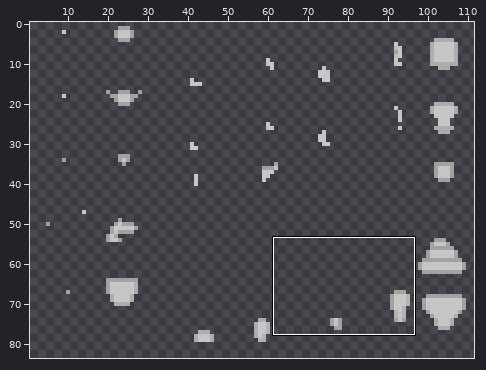
Sprite sheet, stored at curses/data/textures/creature_standard.png. Above, an overview of the earlier version with the close-up marked.
Close-up. Before:
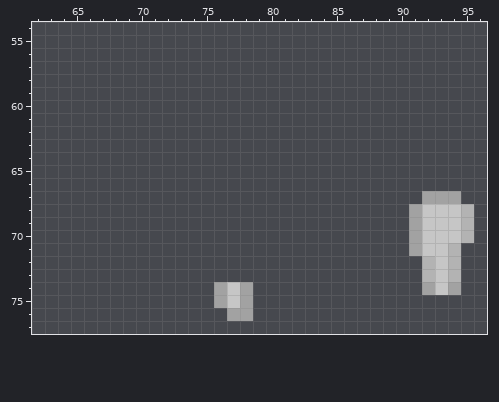
The file is 112x128 pixels. Colours within 5 levels of each other are drawn and written as one. Shown: x 62..96, y 54..77. The wide view leaves out empty margins. The commit also changed other parts of the picture, which this record leaves out.
New version:
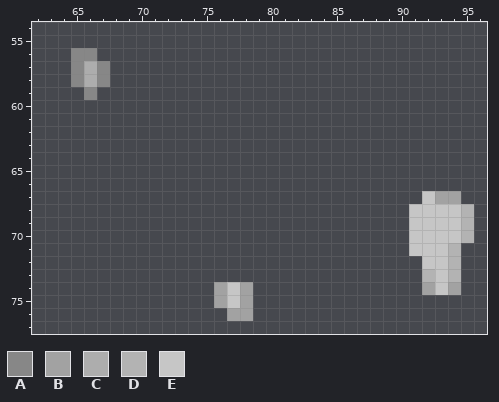
Palette (. is transparent): A #878787  B #a2a2a2  C #adadad  D #b3b3b3  E #c6c6c6
What changed:
y 56: x 65..66 .. -> AA
y 57..58: x 65..67 ... -> ACA
y 59: x 66 . -> A
y 67: x 92 B -> E
y 68..71: x 91 B -> E
y 72: x 92 D -> E
